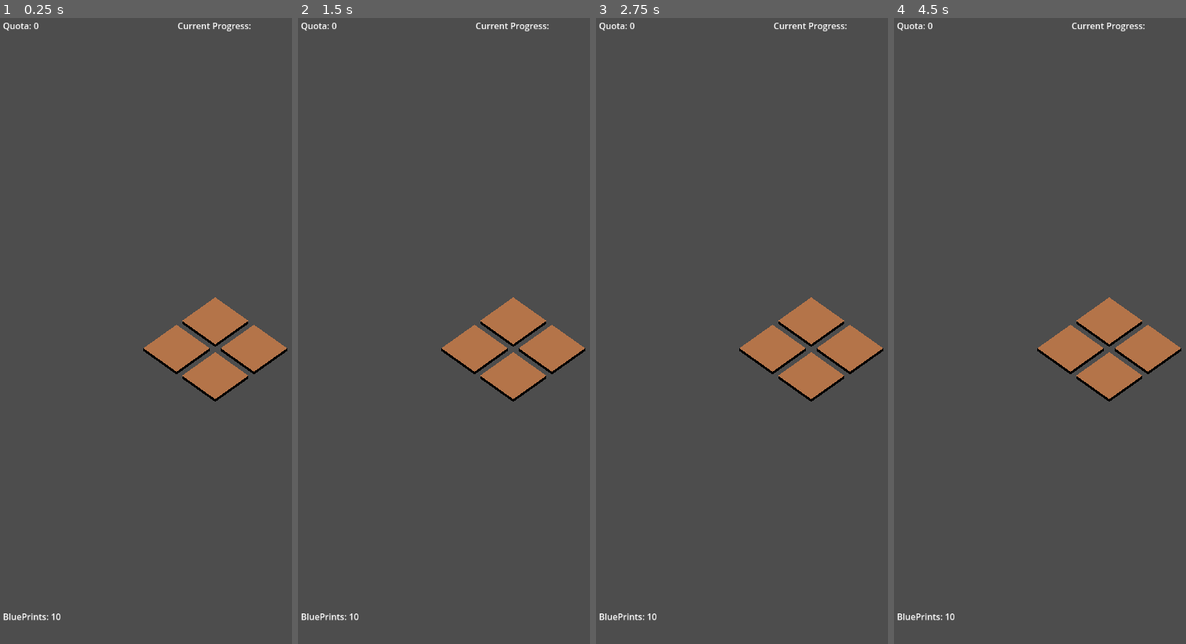
Above: before the commit, frames 1-4 (left to right).
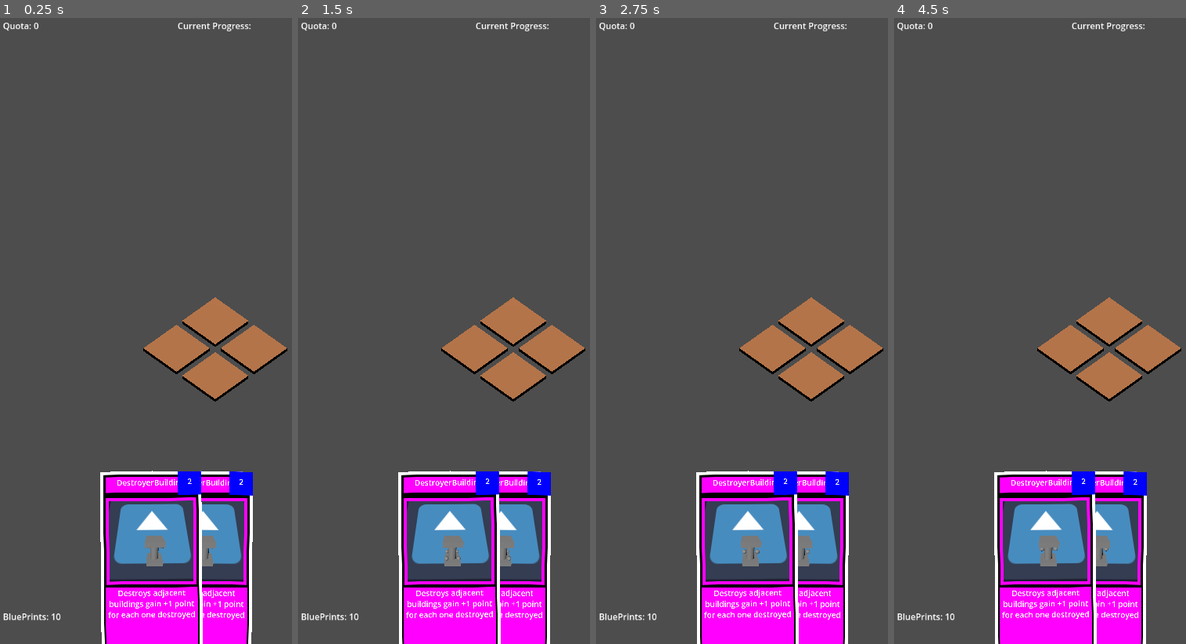
Above: after the commit, the same moments.

Repository: MannyFluss/AlienArchitect
Game: Godot game, scene res://Scenes/GamePlayScene/main.tscn
Same seed, same stepped clock (60 frames per second), same inputs: the game is played once before the commit and once after it. The engine's default icon, where the game draws it, is replaced by a stand-in: a white triangle on a blue panel in a dark square.
Inputs (mouse positions are in pixels of both pictures, inside the frame that each line leads up to):
- Up to frame 1 (0.25 s): no input
- Up to frame 2 (1.5 s): move the mouse to (552, 299) at 0.52 s; press the mouse at (552, 299) at 0.53 s; tap Enter at 1.25 s; move the mouse to (403, 362) at 1.27 s; release the mouse at (403, 362) at 1.28 s; click (403, 362) at 1.35 s
- Up to frame 3 (2.75 s): tap Space at 2 s; move the mouse to (806, 193) at 2.02 s; press the mouse at (806, 193) at 2.03 s
- Up to frame 4 (4.5 s): tap Enter at 2.75, 4.25 s; move the mouse to (1051, 456) at 2.77 s; release the mouse at (1051, 456) at 2.78 s; click (1051, 456) at 2.85 s; tap Space at 3.5 s; move the mouse to (1177, 424) at 3.52 s; press the mouse at (1177, 424) at 3.53 s; move the mouse to (964, 237) at 4.27 s; release the mouse at (964, 237) at 4.28 s; click (964, 237) at 4.35 s

The runs differ from the first frame. In frame 1, 14% of the frame differs, in the area x 34-87%, y 72-100%; in frame 2, 14%; in frame 3, 14%; in frame 4, 14%.

Commit message:
Revert "save system implementation"
This reverts commit f438054eb7cb11b5d3ea023c70d5a1688a81da61.

Diff:
--- a/Prefabs/Board/Board.gd
+++ b/Prefabs/Board/Board.gd
@@ -18,6 +18,7 @@
 	if myTiles.has(target):
 		var targetTile : Tile = myTiles[target]
 		return targetTile.getBuilding()
+
 	return null
 
 func generateBoard(tiles : Array[Vector2])->void:
--- a/Prefabs/Card/Card.gd
+++ b/Prefabs/Card/Card.gd
@@ -30,11 +30,6 @@
 		assert(false,"myBuildingScene is not set properly.")
 	#$CanvasLayer/CardGraphics/SubViewportContainer/SubViewport/Control/ColorRect.color = Color(randf(),randf(),randf())
 	#$CanvasLayer/CardGraphics/SubViewportContainer/SubViewport/Control/ColorRect/ColorRect.color = Color(randf(),randf(),randf())
-
-func serailizeCard()->BuildingSerailizeResource:
-	var newSerializeResource : BuildingSerailizeResource = BuildingSerailizeResource.new()
-	newSerializeResource.registerCard(self)
-	return newSerializeResource
 
 
 func setCardGraphics(res : BuildingResource)->void:
--- a/Prefabs/Deck/Deck.gd
+++ b/Prefabs/Deck/Deck.gd
@@ -15,17 +15,18 @@
 
 func _ready() -> void:
 	addCardToDeck(generateCard(destroyBuilding))
+	addCardToDeck(generateCard(destroyBuilding))
 	#addCardToDeck(generateCard(debugBuilding))
-	addCardToDeck(generateCard(debugBuilding))
-	addCardToDeck(generateCard(debugBuilding))
-	#
-	#
-	saveDeck("tester")
-
-	var test := SaveSystem.loadDeck("tester")
+	#addCardToDeck(generateCard(debugBuilding))
+	#addCardToDeck(generateCard(debugBuilding))
+	#addCardToDeck(generateCard(debugBuilding))
 
 
-
+	#drawRandomCardToHand()
+	#drawRandomCardToHand()
+	#drawRandomCardToHand()
+	drawRandomCardToHand()
+	drawRandomCardToHand()
 
 
 func drawRandomCardToHand()->void:
@@ -42,25 +43,12 @@
 func drawCard()->Card:
 	assert(not emptyDeck(),"deck is empty cannot draw card")
 	var child_count:int = $Cards.get_child_count() # Get the total number of child nodes
+
 	var random_index:int = randi() % child_count # Generate a random index
 	var random_child:Card = $Cards.get_child(random_index)
 	$Cards.remove_child(random_child)
 
 	return random_child
-
-#get the global and save the deck
-func serializeMyCards()-> Array[BuildingSerailizeResource]:
-	var toReturn : Array[BuildingSerailizeResource] = []
-	for child in $Cards.get_children():
-		if child is Card:
-			toReturn.append(child.serailizeCard())
-	return toReturn
-
-
-func saveDeck(savePath:String)->void:
-	var toSave : Array[BuildingSerailizeResource] = serializeMyCards()
-	SaveSystem.writeDeckToSave(toSave,savePath)
-
 
 func generateDeckDebug()->void:
 	clearDeck()
--- a/Scripts/AutoLoads/SaveSystem/SaveSystem.gd
+++ b/Scripts/AutoLoads/SaveSystem/SaveSystem.gd
@@ -1,26 +1 @@
 extends Node
-
-
-const SAVE_PATH_BASE := "user://DeckSaves/"
-
-func writeDeckToSave(deckToSave : Array[BuildingSerailizeResource], saveName : String )->void:
-	var toSave : PackedBuildingSerializer = PackedBuildingSerializer.new()
-	toSave.register(deckToSave)
-
-	var dir : DirAccess = DirAccess.open(SAVE_PATH_BASE)
-	if not dir:
-		DirAccess.make_dir_absolute(SAVE_PATH_BASE)
-	ResourceSaver.save(toSave,getPathFromSaveName(saveName),ResourceSaver.FLAG_NONE)
-
-func loadDeck(saveName:String)->Array[BuildingSerailizeResource]:
-	if ResourceLoader.exists(getPathFromSaveName(saveName)):
-		var packedBuildings  := ResourceLoader.load(getPathFromSaveName(saveName),"PackedBuildingSerializer")
-		if packedBuildings is PackedBuildingSerializer:
-			return packedBuildings.myCards
-
-	return []
-
-
-
-func getPathFromSaveName(saveName:String)->String:
-	return SAVE_PATH_BASE + saveName + ".tres"
--- a/Scripts/BuildingSerializeResource.gd
+++ /dev/null
@@ -1,8 +0,0 @@
-extends Resource
-class_name BuildingSerailizeResource
-
-var myBuildingScene : PackedScene
-
-
-func registerCard(_card : Card)->void:
-	myBuildingScene = _card.myBuildingScene.duplicate(true)
--- a/Scripts/PackedBuildingSerializer.gd
+++ /dev/null
@@ -1,8 +0,0 @@
-extends Resource
-class_name PackedBuildingSerializer
-
-@export
-var myCards : Array[BuildingSerailizeResource]
-
-func register(_myCards : Array[BuildingSerailizeResource]) -> void:
-	myCards = _myCards.duplicate(true)
--- a/project.godot
+++ b/project.godot
@@ -19,7 +19,6 @@
 
 CardUtility="*res://Scripts/AutoLoads/CardUtility/CardUtility.tscn"
 GameStateUtility="*res://Scripts/AutoLoads/GameStateUtility/GameStateUtility.tscn"
-SaveSystem="*res://Scripts/AutoLoads/SaveSystem/SaveSystem.tscn"
 
 [debug]
 
Not shown, removed: Test/untitled.blend.import
